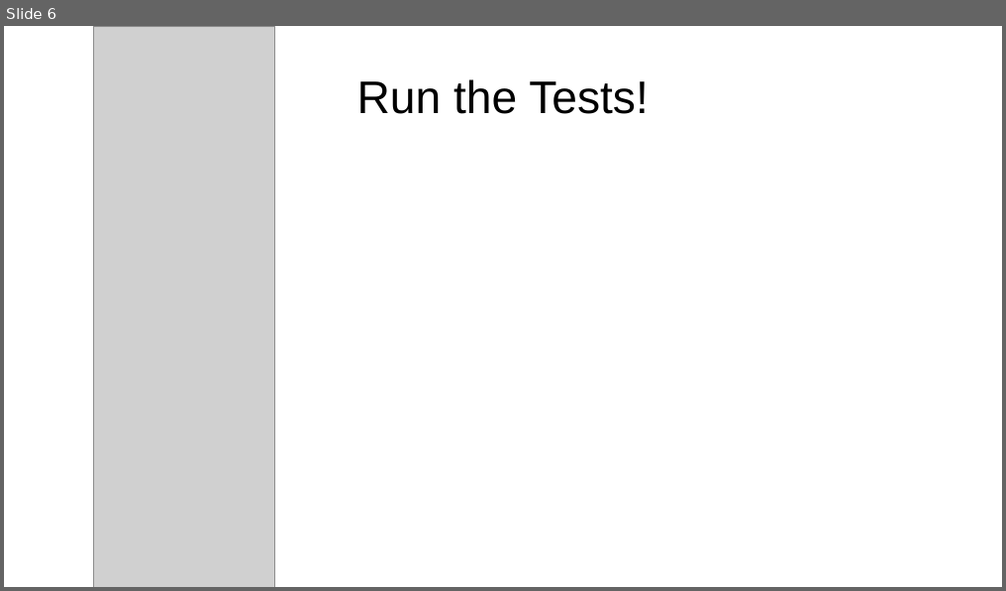
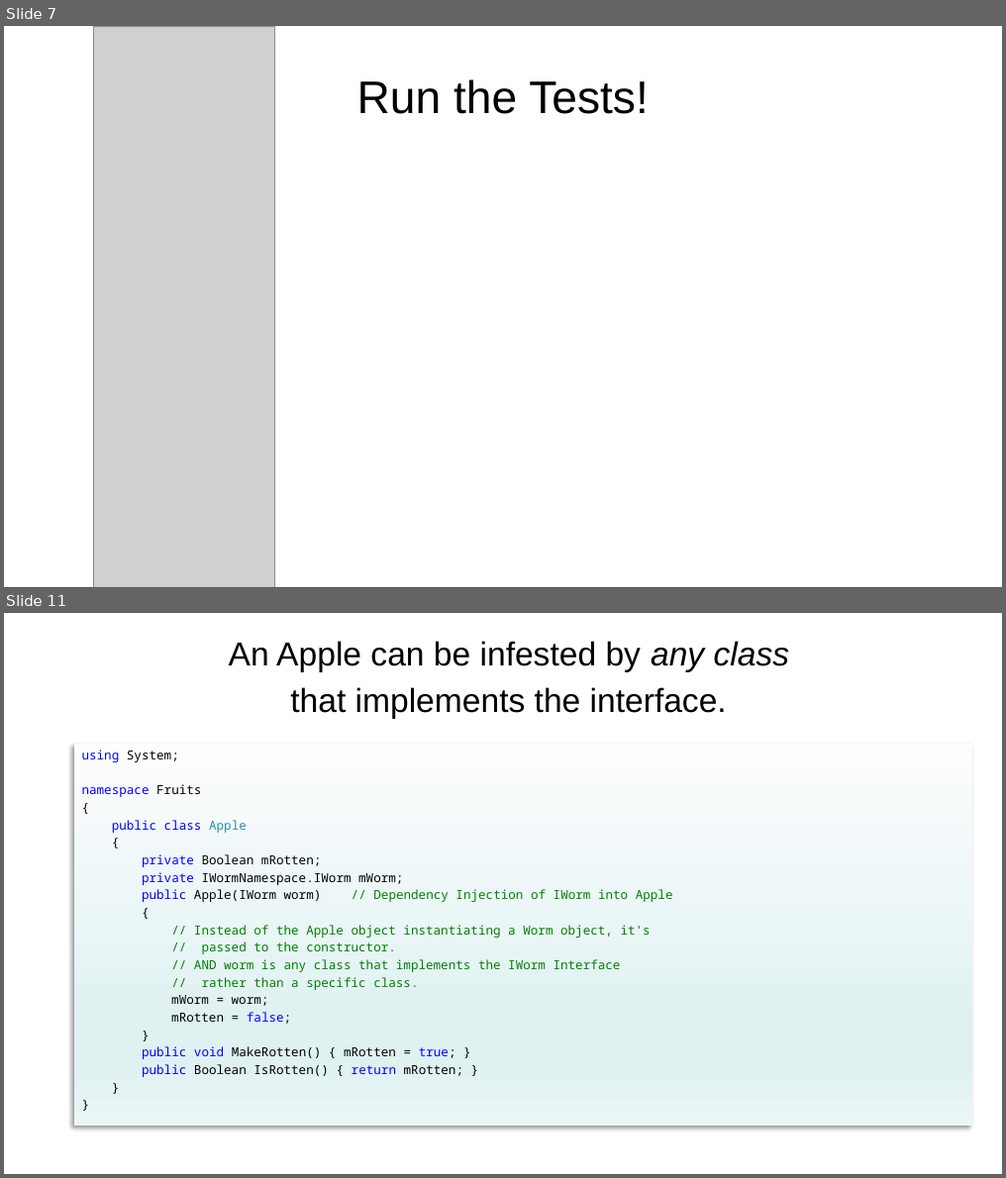
Before and after one commit to nicomp42/UnitTestProject, a slide deck: UnitTestProject.pptx. Shown one above the other, each under a label of ours: slide 6 before the commit, slides 7 and 11 after it; the slides between them are not shown. The pictures are 1006x591 and 1006x1178 pixels, drawn with LibreOffice and Linux fonts; fonts in the diff are those of the drawing; grey boxes stand for pictures; background and template pictures are left out. Boxes give left, top, right and bottom in pixels: in the first picture for what was removed or moved away, otherwise in the second. Text is boxed around its words. In the diff, an @@ line names an element or a change of style, - is before the commit and + after.

```diff
--- a/UnitTestProject.pptx
+++ b/UnitTestProject.pptx
@@ slide 11 added at <box>4,613,1002,1174</box>, background picture (left out) @@
@@ text added at <box>229,641,790,719</box>, 32 pt, text #000000 @@
+An Apple can be infested by any class
+that implements the interface.
@@ text added at <box>74,744,973,1127</box>, fill gradient #FCFDFE to #E0F1F2 to #EBF6F7, 12 pt, text #008000 @@
+using System;
+namespace Fruits
+{
+public class Apple
+{
+private Boolean mRotten;
+private IWormNamespace.IWorm mWorm;
+public Apple(IWorm worm) // Dependency Injection of IWorm into Apple
+{
+// Instead of the Apple object instantiating a Worm object, it's
+// passed to the constructor.
+// AND worm is any class that implements the IWorm Interface
+// rather than a specific class.
+mWorm = worm;
+mRotten = false;
+}
+public void MakeRotten() { mRotten = true; }
+public Boolean IsRotten() { return mRotten; }
+}
+}
@@ what was slide 6 is now slide 7 @@
```
Also in this commit, not shown: 6 other slides added, 4 other files.
